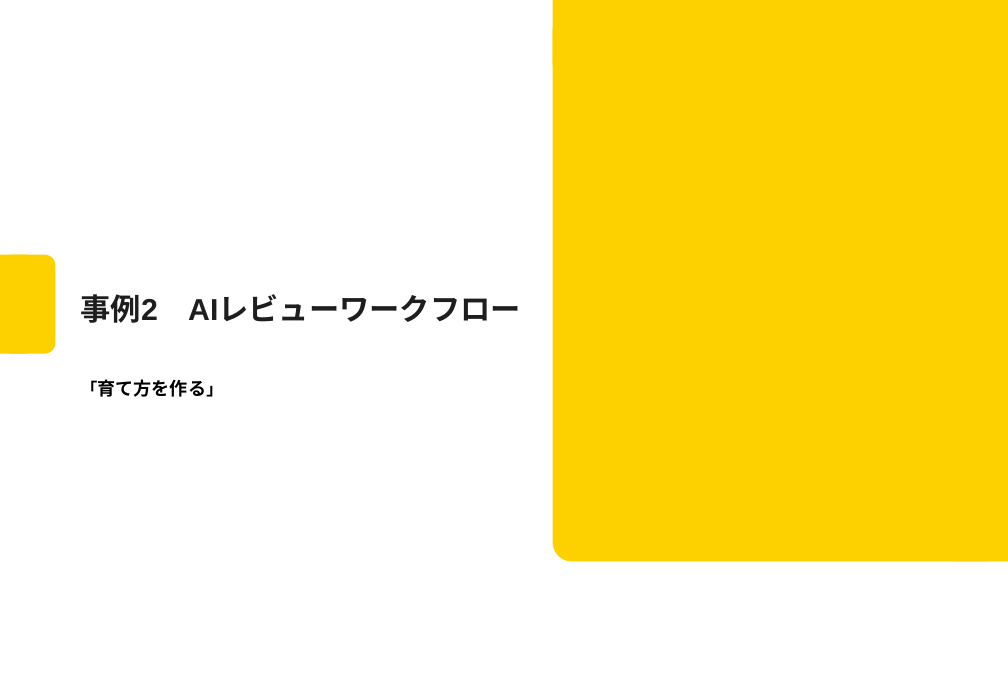
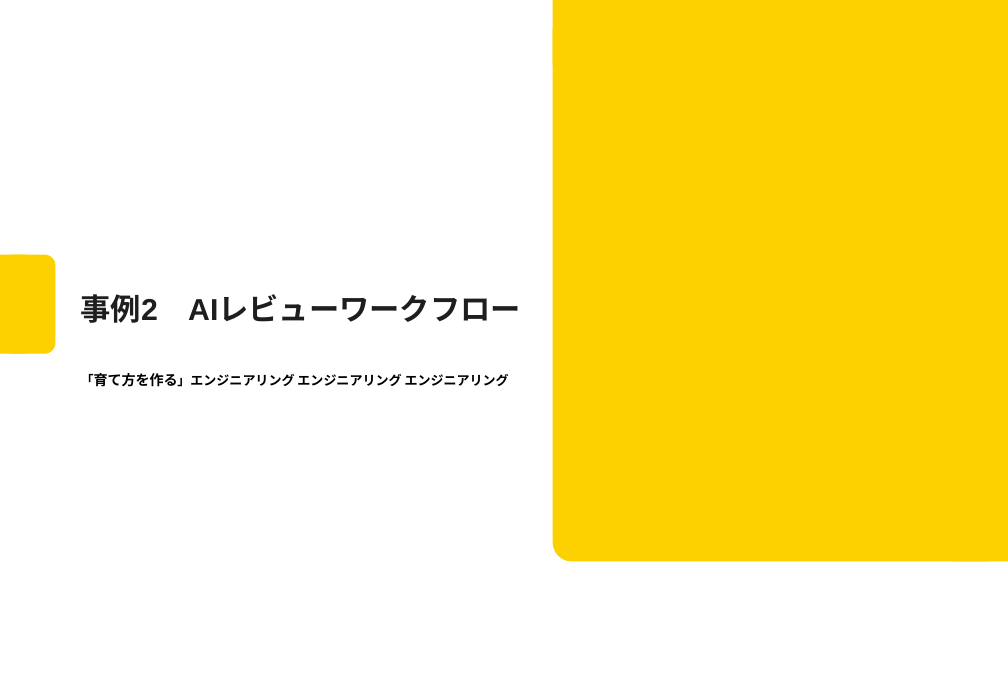
Before and after one commit to Mori-Taiki/Presentation, a slide deck: slide 9 of TechMeeting202604/techmeeting20260406.pptx (slide 12 before the commit). Drawn at 1008x698 pixels with LibreOffice and Linux fonts; fonts in the diff are those of the drawing; background and template pictures are left out. Boxes give left, top, right and bottom in pixels: in the first picture for what was removed or moved away, otherwise in the second. Text is boxed around its words. In the diff, an @@ line names an element or a change of style, - is before the commit and + after.

```diff
--- a/TechMeeting202604/techmeeting20260406.pptx
+++ b/TechMeeting202604/techmeeting20260406.pptx
@@ subtitle at (81, 373, 509, 387): text changed; size 14 to 10.1 pt @@
-「育て方を作る」
+「育て方を作る」エンジニアリング エンジニアリング エンジニアリング
```
Also in this commit, not shown: 21 other slides changed, 3 slides added, 1 slide removed.
